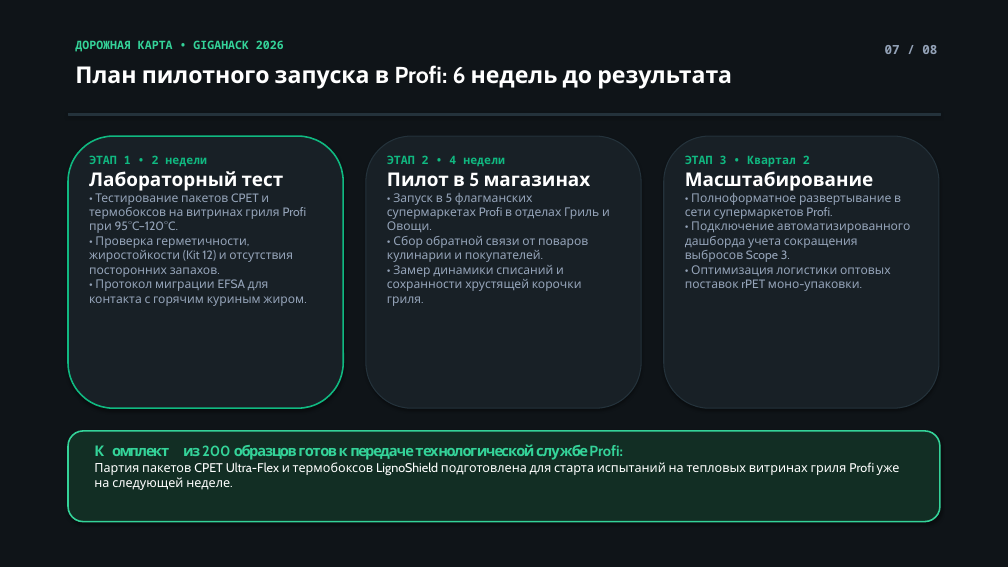
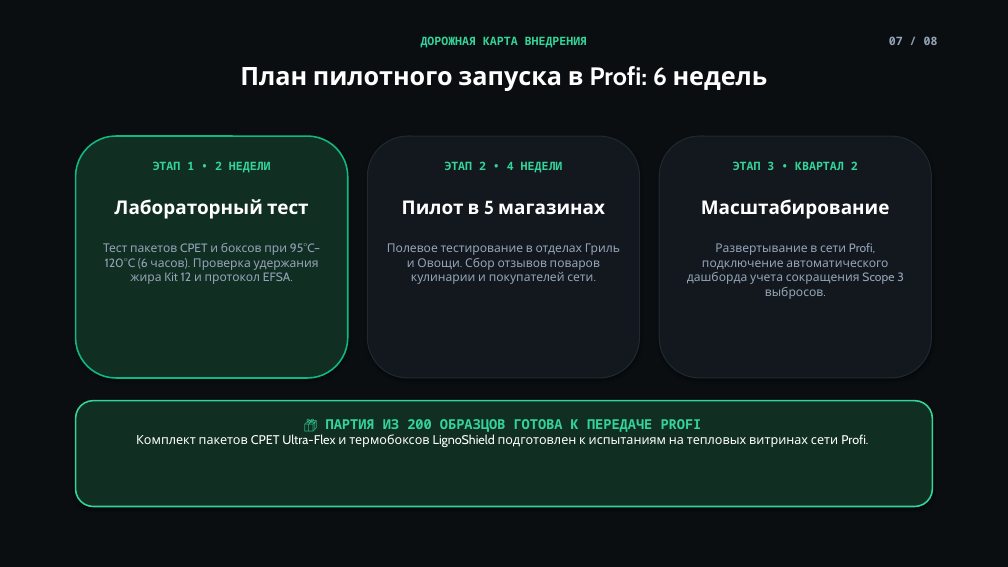
Before and after one commit to lisqrn/Hackaton-202636, a slide deck: slide 7 of PackShift_Profi_Gigahack2026.pptx. Drawn at 1008x567 pixels with LibreOffice and Linux fonts; fonts in the diff are those of the drawing. Boxes give left, top, right and bottom in pixels: in the first picture for what was removed or moved away, otherwise in the second. Text is boxed around its words. In the diff, an @@ line names an element or a change of style, - is before the commit and + after.

Commit message:
style: minimalist centered presentation with diagrams, process schemas, and deeptech typography

```diff
--- a/PackShift_Profi_Gigahack2026.pptx
+++ b/PackShift_Profi_Gigahack2026.pptx
@@ rectangle at bbox=[0, 0, 1008, 567]: fill #0F1418 to #0A0E11; outline #0F1418 0.75 pt to #0A0E11 0.75 pt @@
@@ text at bbox=[421, 36, 587, 48]: text changed @@
-ДОРОЖНАЯ КАРТА • GIGAHACK 2026
+ДОРОЖНАЯ КАРТА ВНЕДРЕНИЯ
@@ text "07 / 08": place and size @@
-text "07 / 08" at bbox=[885, 45, 937, 54]
+text "07 / 08" at bbox=[889, 36, 938, 45]
@@ text "07 / 08" at bbox=[889, 36, 938, 45]: size 12 to 11 pt @@
@@ text at bbox=[240, 66, 768, 91]: text changed; size 22 to 24 pt @@
-План пилотного запуска в Profi: 6 недель до результата
+План пилотного запуска в Profi: 6 недель
@@ rectangle removed at bbox=[68, 113, 940, 115] @@
@@ rounded rectangle: place and size @@
-rounded rectangle at bbox=[68, 136, 343, 408]
+rounded rectangle at bbox=[76, 136, 348, 378]
@@ rounded rectangle at bbox=[76, 136, 348, 378]: fill #182026 to #102E22 @@
@@ rounded rectangle: place and size @@
-rounded rectangle at bbox=[366, 136, 641, 408]
+rounded rectangle at bbox=[368, 136, 640, 378]
@@ rounded rectangle at bbox=[368, 136, 640, 378]: fill #182026 to #12181D; outline #24323B 1 pt to #1E2932 1 pt @@
@@ rounded rectangle at bbox=[659, 136, 932, 378]: fill #182026 to #12181D; outline #24323B 1 pt to #1E2932 1 pt @@
@@ rounded rectangle: place and size @@
-rounded rectangle at bbox=[664, 136, 939, 408]
+rounded rectangle at bbox=[659, 136, 932, 378]
@@ text at bbox=[153, 161, 271, 173]: text changed; text colour #10B981 to #34D399 @@
-ЭТАП 1 • 2 недели
+ЭТАП 1 • 2 НЕДЕЛИ
@@ text at bbox=[444, 161, 563, 173]: text changed; text colour #10B981 to #34D399 @@
-ЭТАП 2 • 4 недели
+ЭТАП 2 • 4 НЕДЕЛИ
@@ text at bbox=[733, 161, 858, 170]: text changed; text colour #10B981 to #34D399 @@
-ЭТАП 3 • Квартал 2
+ЭТАП 3 • КВАРТАЛ 2
@@ text at bbox=[114, 199, 309, 219]: alignment left to centre @@
@@ text at bbox=[402, 200, 605, 215]: alignment left to centre @@
@@ text at bbox=[701, 199, 890, 219]: alignment left to centre @@
@@ text at bbox=[103, 243, 320, 284]: text changed @@
-• Тестирование пакетов CPET и термобоксов на витринах гриля Profi при 95°C–120°C.
-• Проверка герметичности, жиростойкости (Kit 12) и отсутствия посторонних запахов.
-• Протокол миграции EFSA для контакта с горячим куриным жиром.
+Тест пакетов CPET и боксов при 95°C–120°C (6 часов). Проверка удержания жира Kit 12 и протокол EFSA.
@@ text at bbox=[387, 243, 620, 284]: text changed @@
-• Запуск в 5 флагманских супермаркетах Profi в отделах Гриль и Овощи.
-• Сбор обратной связи от поваров кулинарии и покупателей.
-• Замер динамики списаний и сохранности хрустящей корочки гриля.
+Полевое тестирование в отделах Гриль и Овощи. Сбор отзывов поваров кулинарии и покупателей сети.
@@ text at bbox=[687, 243, 904, 299]: text changed @@
-• Полноформатное развертывание в сети супермаркетов Profi.
-• Подключение автоматизированного дашборда учета сокращения выбросов Scope 3.
-• Оптимизация логистики оптовых поставок rPET моно-упаковки.
+Развертывание в сети Profi, подключение автоматического дашборда учета сокращения Scope 3 выбросов.
@@ rounded rectangle: place and size @@
-rounded rectangle at bbox=[68, 431, 940, 522]
+rounded rectangle at bbox=[76, 401, 932, 507]
@@ rounded rectangle at bbox=[76, 401, 932, 507]: fill #122E24 to #102E22 @@
@@ text at bbox=[136, 419, 868, 447]: text changed @@
-📦 Комплект из 200 образцов готов к передаче технологической службе Profi:
-Партия пакетов CPET Ultra-Flex и термобоксов LignoShield подготовлена для старта испытаний на тепловых витринах гриля Profi уже на следующей неделе.
+📦 ПАРТИЯ ИЗ 200 ОБРАЗЦОВ ГОТОВА К ПЕРЕДАЧЕ PROFI
+Комплект пакетов CPET Ultra-Flex и термобоксов LignoShield подготовлен к испытаниям на тепловых витринах сети Profi.
```
Also in this commit, not shown: 6 other slides changed, 1 slide added, 1 slide removed, 3 other files.
